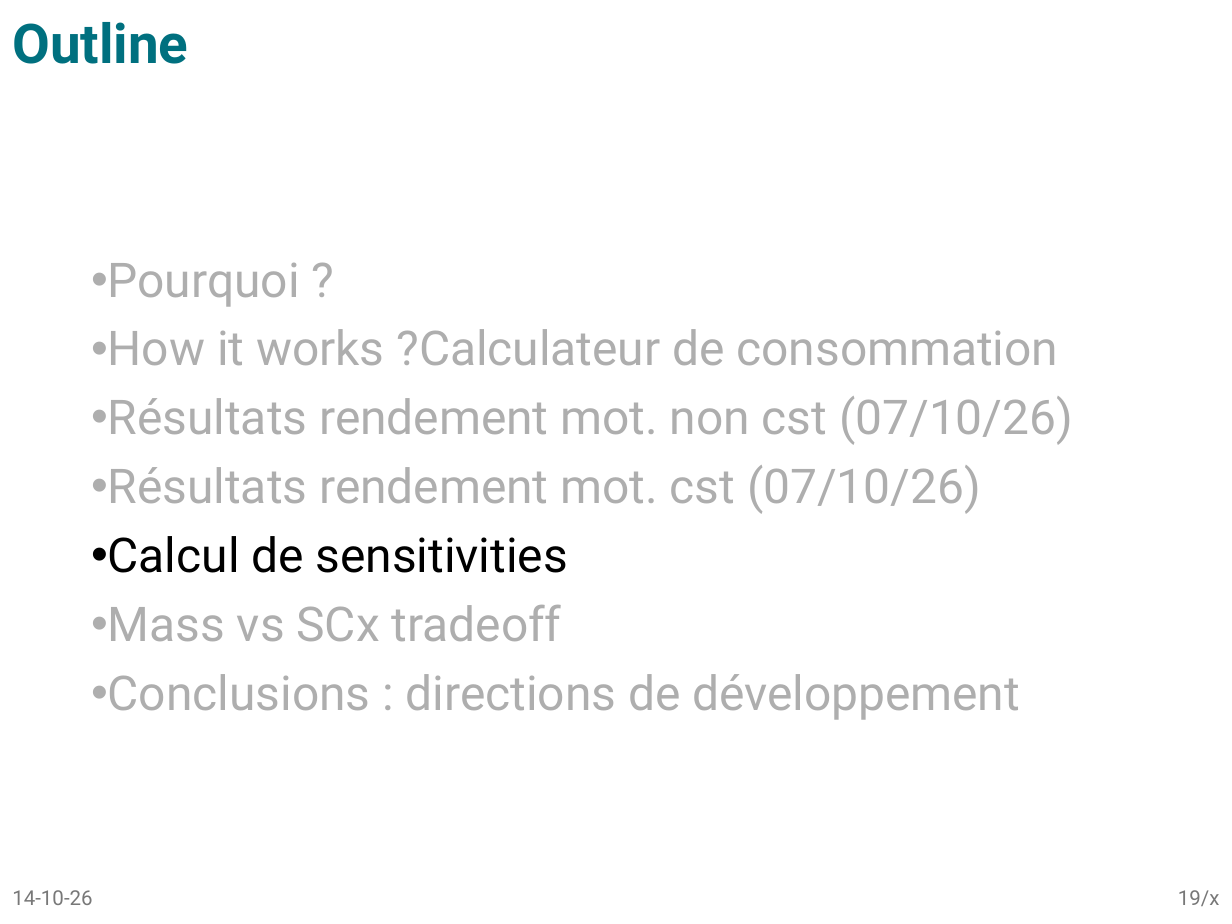
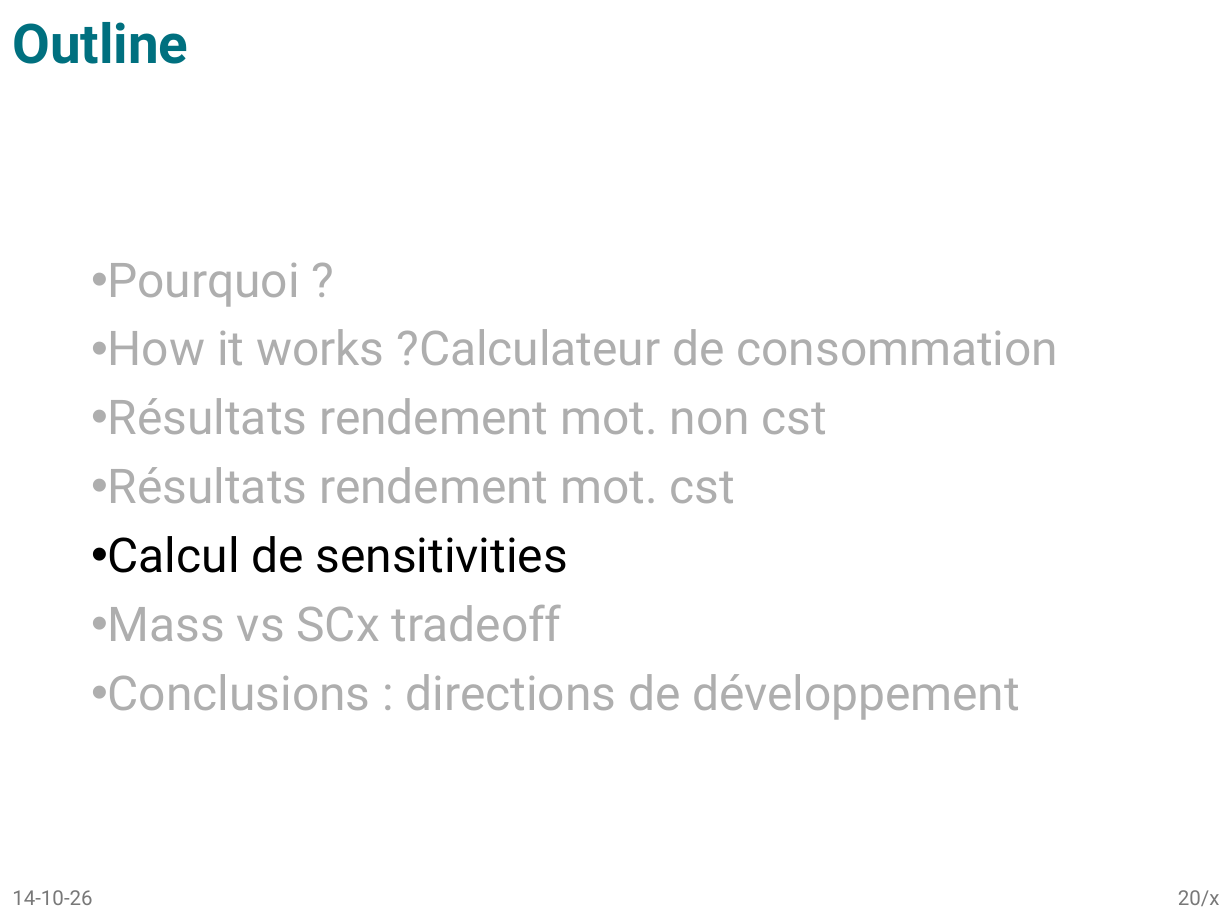
Before and after one commit to tomBeauve/ShellEcoLiege, a slide deck: slide 20 of Efficiency_calculator/SEM_lapTime_consumption.pptx (slide 19 before the commit). Drawn at 1232x924 pixels with LibreOffice and Linux fonts; fonts in the diff are those of the drawing. Boxes give left, top, right and bottom in pixels: in the first picture for what was removed or moved away, otherwise in the second. Text is boxed around its words. In the diff, an @@ line names an element or a change of style, - is before the commit and + after.

```diff
--- a/Efficiency_calculator/SEM_lapTime_consumption.pptx
+++ b/Efficiency_calculator/SEM_lapTime_consumption.pptx
@@ text at (108, 398, 827, 503): text changed @@
-• Résultats rendement mot. non cst (07/10/26)
-• Résultats rendement mot. cst (07/10/26)
+• Résultats rendement mot. non cst
+• Résultats rendement mot. cst
@@ page number at (1178, 890, 1220, 906): text changed @@
-19/x
+20/x
```
Also in this commit, not shown: 9 other slides changed, 1 slide added, 8 other files.
